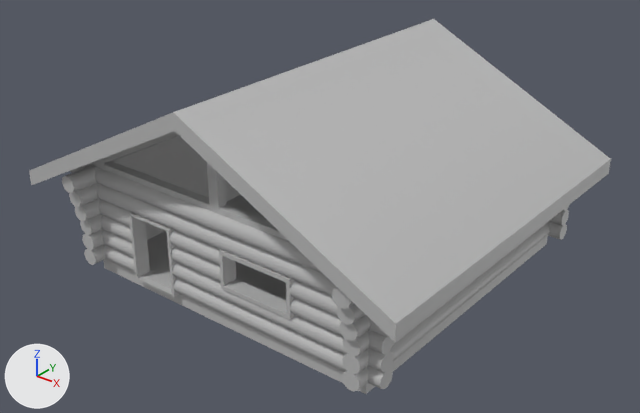
Before and after pictures for a commit that changed the FBX model Miska/Assets/Meshes/House.fbx.
Before and after are seen from a 50 mm lens placed at (13.57, -17.19, 12.3), pointed at (0.1, -0.35, 1.86). Every picture has the same lights, and +X, +Y and +Z are marked at lower left. Where no turn or scale is listed for an object, it has been applied to the vertices. Vertices at the same position are counted once.

The scene before the commit, as lines of its bpy script (objects in view):
```python
me_mesh_003 = bpy.data.meshes.new('Mesh.003')
me_mesh_003.from_pydata(...)  # 166 vertices, 224 faces; spans x 5.16..6.02, y 10.2..10.68, z 0.14..2.87
me_mesh_003.materials.append(mat_lambert1)  # grey #bcbcbc
me_mesh_005 = bpy.data.meshes.new('Mesh.005')
me_mesh_005.from_pydata(...)  # 16 vertices, 16 faces; spans x 0.27..2.45, y -4.64..-4.21, z 1.21..2.25
me_mesh_005.materials.append(mat_lambert1)  # grey #bcbcbc
me_mesh_008 = bpy.data.meshes.new('Mesh.008')
me_mesh_008.from_pydata(...)  # 12 vertices, 10 faces; spans x -5.84..5.84, y -5.18..5.18, z -1.68..1.68
me_mesh_008.materials.append(mat_lambert1)  # grey #bcbcbc
me_mesh_014 = bpy.data.meshes.new('Mesh.014')
me_mesh_014.from_pydata(...)  # 76 vertices, 104 faces; spans x 4.28..4.64, y -4.48..4.48, z 0.36..3.09
me_mesh_014.materials.append(mat_lambert1)  # grey #bcbcbc
ob_pcube6 = bpy.data.objects.new('pCube6', me_mesh_008)
ob_pcube6.location = (-0.03, 0.0, 4.19)
ob_pcube8 = bpy.data.objects.new('pCube8', me_mesh_005)
ob_pcube8.location = (-0.01, 0.3, 0.03)
ob_pcylinder11 = bpy.data.objects.new('pCylinder11', me_mesh_014)
ob_pcylinder11.location = (-0.01, 0.3, 0.03)
ob_pcylinder49 = bpy.data.objects.new('pCylinder49', me_mesh_003)
ob_pcylinder49.location = (-0.7, -14.54, 0.24)
# also in view: 'pCylinder48' at (4.39, -4.61, 1.75); 'pCylinder51' at (-4.41, -4.61, 1.75); 'pCylinder12' at (-4.47, 0.3, 1.75); 'pCube7' at (0.01, -4.04, 4.23); 'pCube5' at (-0.01, 0.3, 0.21)
```
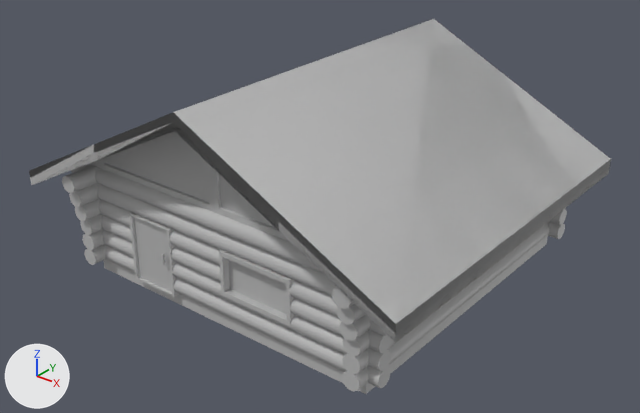
Where the newer file only moved an object's origin or applied its transform, the numbers keep the older frame.

Changed parts and their boxes [x1, y1, x2, y2] in the pictures (640 x 413 px):
'Glass_Roof', added: after [106, 136, 275, 228]
'pCube8', mesh rescaled, moved (10% taller): before [219, 250, 294, 319]; after [219, 250, 294, 326]
'Door1', added: after [134, 218, 172, 292]
'Glass_Front', added: after [229, 260, 287, 314]
'pCylinder49', moved: before [367, 318, 394, 389]; after [367, 319, 392, 388]
part 1 of me_mesh_008, built on: after [33, 20, 611, 342]
'pCylinder12', unchanged, covered by the edit: before [112, 136, 241, 240]

The change, as a list of edits to the scene's bpy script:
```text
Add mat_roof:
    mat_roof = principled_material('Roof')
    mat_roof.base_color = (0.5, 0.5, 0.5)  # grey #bcbcbc
Add mat_glass:
    mat_glass = principled_material('Glass')
    mat_glass.base_color = (0.5, 0.5, 0.5)  # grey #bcbcbc
Add mat_door:
    mat_door = principled_material('Door')
    mat_door.base_color = (0.5, 0.5, 0.5)  # grey #bcbcbc
Change me_mesh_005:
    where me_mesh_005.from_pydata(...)  # 16 vertices, 16 faces; spans x 0.27..2.45, y -4.64..-4.21, z 1.21..2.25
    used by ob_pcube8; location = (-0.01, 0.3, 0.03)
    me_mesh_005 part 2: the whole mesh is scaled about its middle by (1, 1, 1.17), then moved by (-1.36, 4.43, -1.73)
Change me_mesh_008:
    used by ob_pcube6; location = (-0.03, 0.0, 4.19)
    remove me_mesh_008.from_pydata(...)  # 12 vertices, 10 faces; spans x -5.84..5.84, y -5.18..5.18, z -1.68..1.68
    remove me_mesh_008.materials.append(mat_lambert1)  # grey #bcbcbc
    add me_mesh_008.from_pydata(...)  # 16 vertices, 17 faces; spans x -5.84..5.84, y -5.18..5.18, z -1.68..1.68
    me_mesh_008 part 1
    7 faces are deleted
    4 vertices are added at (0.0, -5.18, 1.68), (5.84, -5.18, -1.26), (0.0, 5.18, 1.68), (5.84, 5.18, -1.26)
    14 new faces join them
    add me_mesh_008.materials.append(mat_roof)  # grey #bcbcbc
Add me_mesh_023:
    me_mesh_023.from_pydata([(-1.05, 0.0, -0.5), (1.05, 0.0, -0.5), (-1.05, 0.0, 0.5), (1.05, 0.0, 0.5)], [], [(0, 1, 3, 2)])
    me_mesh_023.materials.append(mat_glass)  # grey #bcbcbc
Add me_mesh_022:
    me_mesh_022.from_pydata([(2.39, 0.0, 0.51), (0.0, 0.0, 1.73), (-2.39, 0.0, 0.51), (4.22, 0.0, -0.51), (0.0, 0.0, -0.51), (-4.22, 0.0, -0.51)], [], [(0, 1, 4, 3), (1, 2, 5, 4)])
    me_mesh_022.materials.append(mat_glass)  # grey #bcbcbc
Add me_mesh_021:
    me_mesh_021.from_pydata(...)  # a box spanning x -0.68..0.68, y -0.06..0.06, z -0.93..0.93
    me_mesh_021.materials.append(mat_door)  # grey #bcbcbc
Change ob_pcube8:
    ob_pcube8.location: (-0.01, 0.3, 0.03) -> (1.35, -4.13, 1.65)
Change ob_pcylinder49:
    ob_pcylinder49.location: (-0.7, -14.54, 0.24) -> (0.22, 0.3, 0.0)
Add ob_glass_front:
    ob_glass_front = bpy.data.objects.new('Glass_Front', me_mesh_023)
    ob_glass_front.location = (1.36, -4.14, 1.65)
Add ob_glass_roof:
    ob_glass_roof = bpy.data.objects.new('Glass_Roof', me_mesh_022)
    ob_glass_roof.location = (0.0, -4.09, 3.69)
Add ob_door1:
    ob_door1 = bpy.data.objects.new('Door1', me_mesh_021)
    ob_door1.location = (-2.21, -4.21, 1.28)
```
